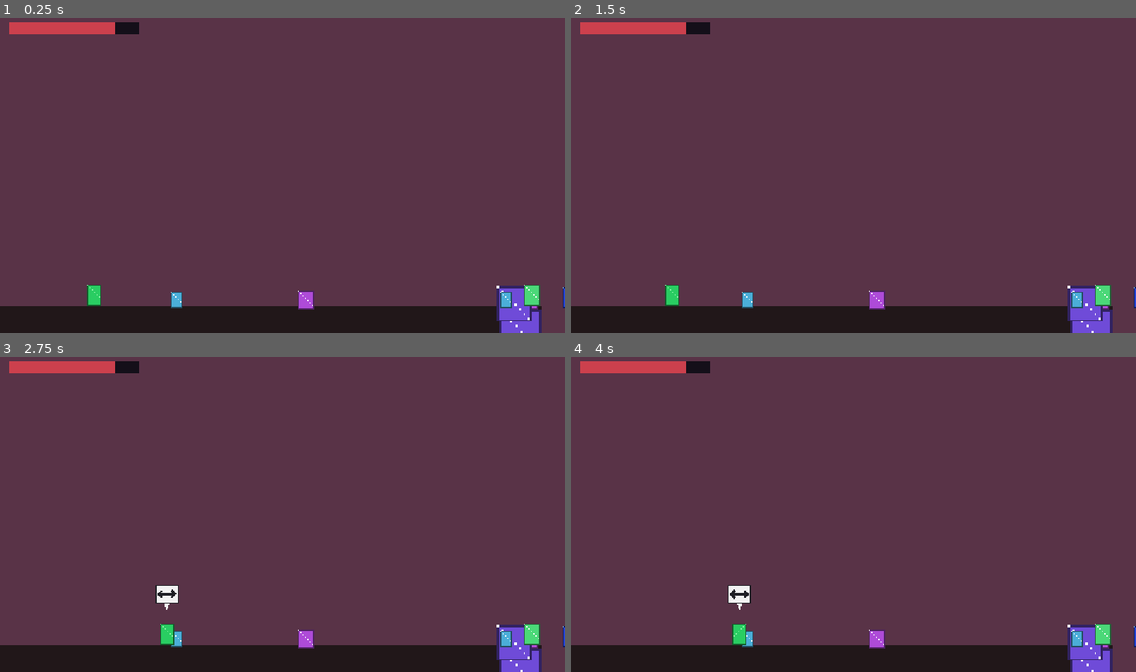
Above: before the commit, frames 1-4 (two rows, left to right).
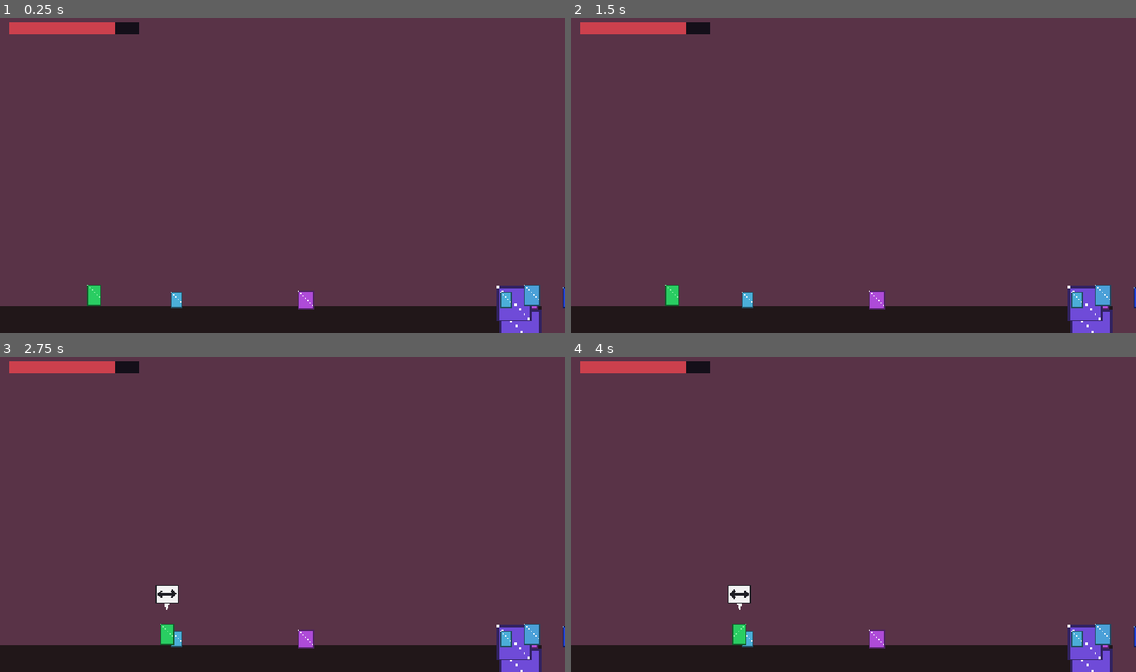
Above: after the commit, the same moments.

Repository: Eruldin/Honor-Meselesi
Game: Godot game, scene res://src/levels/ch1/Ch1.tscn
Two runs of this game, one before a commit and one after it. Both use one fixed random seed, a clock stepped at 60 frames per second and the inputs below. This scene is started directly instead of the project's main scene.
Inputs (mouse positions are in pixels of both pictures, inside the frame that each line leads up to):
- Up to frame 1 (0.25 s): no input
- Up to frame 2 (1.5 s): tap Enter at 0.5 s; move the mouse to (977, 159) at 0.52 s; hold D (move_right) 0.53-1.25 s; tap J (attack) at 0.6 s; click (977, 159) at 0.67 s; tap Space (jump) at 0.77 s; drag from (740, 191) to (746, 310) at 1.27 s
- Up to frame 3 (2.75 s): tap Space (jump) at 2 s; move the mouse to (339, 442) at 2.02 s; hold D (move_right) from 2.03 s (still down); tap E (form_next) at 2.1 s
- Up to frame 4 (4 s): release D (move_right) at 2.75 s; drag from (825, 577) to (1079, 649) at 2.77 s; tap Enter at 3.5 s; move the mouse to (1023, 561) at 3.52 s; hold A (move_left) from 3.53 s (still down); tap K (parry) at 3.6 s; tap Space (jump) at 3.77 s

The runs differ from the first frame. In frame 1, 0.2% of the frame differs, in the area x 92-96%, y 84-92%; in frame 2, 0.2%; in frame 3, 0.2%; in frame 4, 0.2%.

Commit message:
feat(ch1): magara zeminine gizli kristal odasi ve alt rota eklendi

Diff:
--- a/src/levels/ch1/ch1.gd
+++ b/src/levels/ch1/ch1.gd
@@ -297,12 +297,43 @@
 	# Gizli odadan asagi donus yolu (dusup hasar almamasi icin platform)
 	_add_platform(Vector2(2150, 190), &"terrain/pf_block", 44)
 	# C: magara — daha alcak tavan hissi
-	_add_ground(Vector2(2820, FLOOR_Y + 10), Vector2(1020, 26),
+	# Zemin iki parca: 2310-3130 ve 3190-3330 (60px bosluk kirilabilir zemin olacak)
+	_add_ground(Vector2(2720, FLOOR_Y + 10), Vector2(820, 26),
 		&"terrain/edge_dirt", &"terrain/cave_rock")
-	# magara cukuru: diken + pogo platformlari
+	_add_ground(Vector2(3260, FLOOR_Y + 10), Vector2(140, 26),
+		&"terrain/edge_dirt", &"terrain/cave_rock")
+
+	# Magara cukuru: diken + pogo platformlari
 	_add_platform(Vector2(2540, 210), &"terrain/pf_block", 44)
 	_add_platform(Vector2(2640, 195), &"terrain/pf_block", 44)
 	_add_platform(Vector2(2740, 210), &"terrain/pf_block", 44)
+
+	# Kirilabilir zemin ve altındaki Kristal Odası
+	var bb_cave := BreakableBlock.new()
+	bb_cave.size = Vector2(60, 20)
+	bb_cave.global_position = Vector2(3160, FLOOR_Y + 10)
+	add_child(bb_cave)
+
+	# Kristal odasi (sub-basement) zemin ve duvarlari
+	var cry_floor_y := FLOOR_Y + 140.0
+	_add_ground(Vector2(3160, cry_floor_y + 13), Vector2(240, 26),
+		&"terrain/edge_dirt", &"terrain/cave_rock")
+
+	for wx in [3040.0, 3280.0]:
+		var cw := StaticBody2D.new()
+		cw.collision_layer = 1
+		var cc := CollisionShape2D.new()
+		var cr := RectangleShape2D.new()
+		cr.size = Vector2(16, 140)
+		cc.shape = cr
+		cw.add_child(cc)
+		cw.global_position = Vector2(wx, cry_floor_y - 70)
+		add_child(cw)
+
+	# Geri donus platformlari (asagidan yukari ziplamak icin)
+	_add_platform(Vector2(3120, cry_floor_y - 30), &"terrain/pf_block", 32)
+	_add_platform(Vector2(3170, cry_floor_y - 65), &"terrain/pf_block", 32)
+	_add_platform(Vector2(3130, cry_floor_y - 105), &"terrain/pf_ledge", 36)
 	# D: gecit — tirmanis + duzluk
 	_add_platform(Vector2(3400, 205), &"terrain/pf_corner", 70)
 	_add_platform(Vector2(3500, 175), &"terrain/pf_plateau", 100)
@@ -436,12 +467,13 @@
 		Color(0.8, 0.6, 0.9))
 	_add_deco_ground(&"terrain/cave_shroom", 3080, FLOOR_Y, 0.7,
 		Color(0.7, 0.55, 0.85))
-	# gizli oda: kirilabilir blok ardinda dinlenme + parilti
-	var bw := BreakableBlock.new()
-	bw.size = Vector2(16, 46)
-	bw.global_position = Vector2(3170, FLOOR_Y - 12)
-	add_child(bw)
-	_add_rest(3230, &"ch1_cave_secret")
+	# Alt Kristal Odasi (Sub-basement) Dekoru
+	for x in [3060.0, 3110.0, 3210.0, 3250.0]:
+		_add_deco_ground(&"terrain/cave_crystal", x, FLOOR_Y + 140.0, 0.9,
+			Color(0.8, 0.5, 1.0))
+	_add_deco_ground(&"terrain/cave_shroom", 3140.0, FLOOR_Y + 140.0, 0.8,
+		Color(0.8, 0.4, 0.9))
+	_add_rest(3170.0, &"ch1_cave_secret", FLOOR_Y + 140.0 - 4)
 
 	# === GECIT DEKORU — harabe mezarlik yolu ===
 	# Oluler diyari hissi: mezar taslari, kuru agaclar, kapi nobetcisi heykelleri
@@ -557,6 +589,12 @@
 		g.global_position = Vector2(x, FLOOR_Y - 40)
 		add_child(g)
 
+	# Kristal odasi muhafizlari
+	for x in [3100.0, 3230.0]:
+		var m := SplitMushroom.new()
+		m.global_position = Vector2(x, FLOOR_Y + 140.0 - 12)
+		add_child(m)
+
 	# D — gecit: ikili muhafiz + agir sovalye (kapi kilidi)
 	for x in [3720.0, 3920.0]:
 		var gd := Guard.new()
